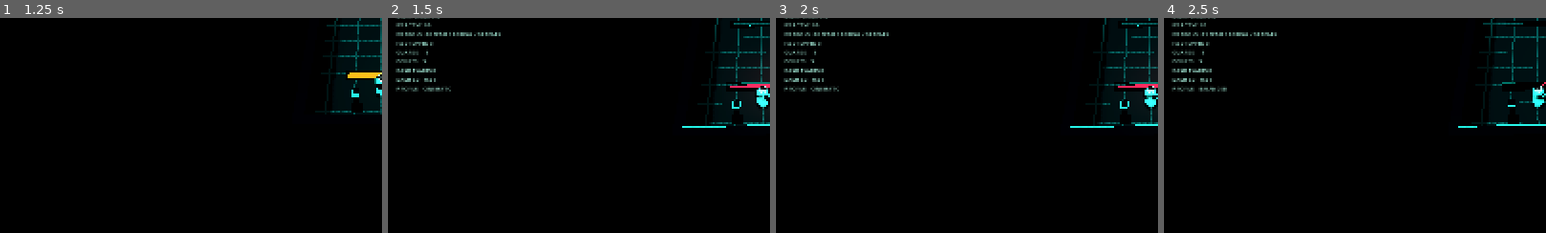
Above: before the commit, frames 1-4 (left to right).
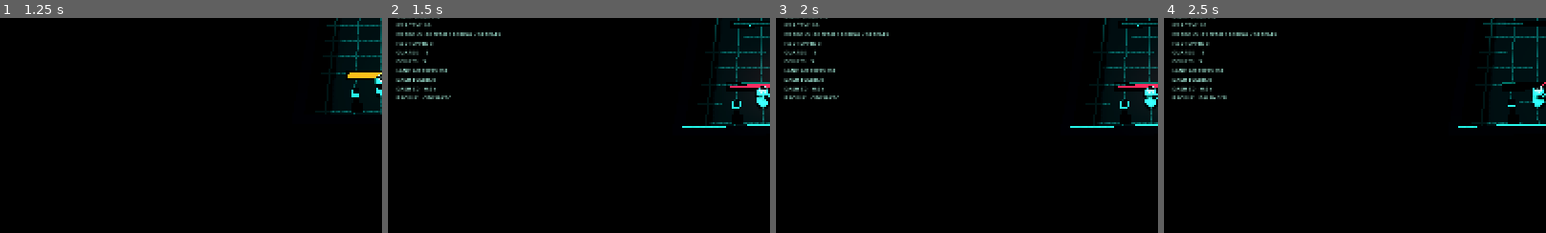
Above: after the commit, the same moments.

Repository: HADJAL001/osgard-world
Game: Godot game, scene res://scenes/main.tscn
Two runs of this game, one before a commit and one after it. Both use one fixed random seed, a clock stepped at 60 frames per second and the inputs below.
Inputs:
- Up to frame 1 (1.25 s): click "НАЧАТЬ РЕЙД / ENTER" at 0.5 s
- Up to frame 2 (1.5 s): click "DIAG / F3" at 1.25 s
- Up to frame 3 (2 s): no input
- Up to frame 4 (2.5 s): click "QUALITY / CINEMATIC" at 2 s
The pictures show only the part of the screen within x 0-50%, y 34-84%; the shares and areas given below are measured in that part.

Frame 1 is identical in both runs. In frame 2, 0.6% of the frame differs, in the area x 2-17%, y 23-38%; in frame 3, 0.6%; in frame 4, 0.6%.

Commit message:
Add tactical pulse suppression mechanic to Godot phase conduits

Diff:
--- a/godot/null-shift/scripts/main.gd
+++ b/godot/null-shift/scripts/main.gd
@@ -10,6 +10,8 @@
 const DASH_DURATION := 0.24
 const DASH_COOLDOWN := 1.65
 const DASH_SPEED_MULTIPLIER := 3.05
+const PULSE_LANE_DISRUPTION_SECONDS := 1.85
+const PULSE_LANE_DISRUPTION_RANGE := 1.75
 
 var player: CharacterBody3D
 var camera: Camera3D
@@ -52,6 +54,7 @@
 var phase_lane_labels: Array[Label] = []
 var phase_lane_status_row: HBoxContainer
 var phase_clock := 0.0
+var phase_lane_disruptions := 0
 var hazard_status_label: Label
 var health_bar: ProgressBar
 var health_bar_fill: StyleBoxFlat
@@ -230,6 +233,7 @@
 	devices.clear()
 	phase_lanes = phase_lanes.duplicate()
 	phase_lanes.clear()
+	phase_lane_disruptions = 0
 	phase_lane_labels = phase_lane_labels.duplicate()
 	phase_lane_labels.clear()
 	effects = effects.duplicate()
@@ -612,6 +616,7 @@
 			"z": lane_z,
 			"offset": float(index) * 2.8,
 			"state": "safe",
+			"disruption_remaining": 0.0,
 			"warning_mesh": warning_mesh,
 			"active_mesh": active_mesh,
 			"warning_material": warning_material,
@@ -626,6 +631,7 @@
 	phase_clock += maxf(0.0, delta)
 	var active_count: int = 0
 	var warning_count: int = 0
+	var disrupted_count: int = 0
 	for index in range(phase_lanes.size()):
 		var lane: Dictionary = phase_lanes[index]
 		var cycle: float = fposmod(phase_clock + float(lane["offset"]), 8.4)
@@ -634,6 +640,10 @@
 			next_state = "warning"
 		elif cycle >= 6.3 and cycle < 7.22:
 			next_state = "active"
+		var disruption_remaining: float = maxf(0.0, float(lane.get("disruption_remaining", 0.0)) - maxf(delta, 0.0))
+		lane["disruption_remaining"] = disruption_remaining
+		if disruption_remaining > 0.0:
+			next_state = "disrupted"
 		var old_state: String = str(lane["state"])
 		lane["state"] = next_state
 		var warning_mesh: MeshInstance3D = lane["warning_mesh"]
@@ -657,7 +667,7 @@
 		pulse_ring.rotation.y += delta * 4.2
 		pulse_wake.position.x = travel_x - 0.58
 		pulse_wake.scale.x = 0.78 + absf(sin(scene_clock * 9.0 + float(index))) * 0.24
-		var surge_material: Material = active_material if next_state == "active" else warning_material
+		var surge_material: Material = materials["cyan"] if next_state == "disrupted" else (active_material if next_state == "active" else warning_material)
 		pulse_head.material_override = surge_material
 		pulse_ring.material_override = surge_material
 		pulse_wake.material_override = surge_material
@@ -668,6 +678,8 @@
 			warning_count += 1
 		elif next_state == "active":
 			active_count += 1
+		elif next_state == "disrupted":
+			disrupted_count += 1
 		if phase_lane_labels.size() > index and (next_state != old_state or phase_lane_labels[index].text.is_empty()):
 			var lane_label: Label = phase_lane_labels[index]
 			match next_state:
@@ -677,6 +689,9 @@
 				"active":
 					lane_label.text = "К%d · ОПАСНО" % [index + 1]
 					lane_label.add_theme_color_override("font_color", Color(1.0, 0.3, 0.36))
+				"disrupted":
+					lane_label.text = "К%d · ПОДАВЛЕН" % [index + 1]
+					lane_label.add_theme_color_override("font_color", Color(0.38, 1.0, 0.86))
 				_:
 					lane_label.text = "К%d · НОРМА" % [index + 1]
 					lane_label.add_theme_color_override("font_color", Color(0.38, 0.9, 0.82))
@@ -691,6 +706,9 @@
 	elif warning_count > 0:
 		hazard_status_label.text = "ВНИМАНИЕ · КОНТУР ЗАРЯЖАЕТСЯ"
 		hazard_status_label.add_theme_color_override("font_color", Color(1.0, 0.72, 0.34))
+	elif disrupted_count > 0:
+		hazard_status_label.text = "ИМПУЛЬС · КОНТУР ПОДАВЛЕН"
+		hazard_status_label.add_theme_color_override("font_color", Color(0.38, 1.0, 0.86))
 	else:
 		hazard_status_label.text = "ЭНЕРГОКОНТУРЫ · СТАБИЛЬНО"
 		hazard_status_label.add_theme_color_override("font_color", Color(0.38, 0.9, 0.82))
@@ -1590,16 +1608,27 @@
 		return
 	pulse_cooldown = maxf(2.0, 5.0 - float(pulse_level) * 0.7)
 	var count := 0
+	var suppressed_count := 0
+	for lane_index in range(phase_lanes.size()):
+		var lane: Dictionary = phase_lanes[lane_index]
+		var lane_state: String = str(lane["state"])
+		var lane_distance: float = absf(player.global_position.z - float(lane["z"]))
+		if lane_state in ["warning", "active"] and lane_distance <= PULSE_LANE_DISRUPTION_RANGE:
+			lane["disruption_remaining"] = maxf(float(lane.get("disruption_remaining", 0.0)), PULSE_LANE_DISRUPTION_SECONDS)
+			phase_lanes[lane_index] = lane
+			suppressed_count += 1
+			phase_lane_disruptions += 1
 	for guard in guards:
 		var body: Node3D = guard["node"]
 		if player.global_position.distance_to(body.global_position) < 12.5:
 			guard["stun"] = 2.5
 			guard["windup"] = 0.0
 			count += 1
+	_update_phase_lanes(0.0)
 	_spawn_ring_burst(player.global_position + Vector3.UP * 0.2, materials["cyan"])
 	_screen_impulse(0.095, 0.17)
 	phase_flash_timer = maxf(phase_flash_timer, 0.14)
-	objective_text = "ИМПУЛЬС: %d ЦЕЛЕЙ НАРУШЕНО · ПЕРЕЗАРЯДКА %.1f С" % [count, pulse_cooldown]
+	objective_text = "ИМПУЛЬС: %d ЦЕЛЕЙ · КОНТУРЫ ПОДАВЛЕНЫ %d · %.1f С" % [count, suppressed_count, pulse_cooldown] if suppressed_count > 0 else "ИМПУЛЬС: %d ЦЕЛЕЙ НАРУШЕНО · ПЕРЕЗАРЯДКА %.1f С" % [count, pulse_cooldown]
 	_play_sfx(95.0, 0.55, 0.16)
 	_update_hud()
 
@@ -3144,10 +3173,10 @@
 		fps_p95_ms = p95
 		var draw_calls := int(Performance.get_monitor(Performance.RENDER_TOTAL_DRAW_CALLS_IN_FRAME))
 		var profile: String = "PERFORMANCE" if performance_quality else ("BALANCED" if not cinematic_quality else ("AUTO-OPTIMIZED" if adaptive_quality_degraded else "CINEMATIC"))
-		diagnostics_label.text = "LIVE DIAGNOSTICS\nFPS        %02d\nFRAME P95  %.1f ms\nFRAME NOW  %.1f ms\nDRAW CALLS %d\nFX ACTIVE  %02d\nFX POOLS   %02d BEAM / %02d RING / %02d SPARK\nFX DROPPED %d\nGUARDS     %d\nDEVICES    %d\nDASH EVADES %d\nDASH CD    %.1f s\nPROFILE    %s" % [
+		diagnostics_label.text = "LIVE DIAGNOSTICS\nFPS        %02d\nFRAME P95  %.1f ms\nFRAME NOW  %.1f ms\nDRAW CALLS %d\nFX ACTIVE  %02d\nFX POOLS   %02d BEAM / %02d RING / %02d SPARK\nFX DROPPED %d\nGUARDS     %d\nDEVICES    %d\nLANE SUPPRESS %03d\nDASH EVADES %d\nDASH CD    %.1f s\nPROFILE    %s" % [
 			Engine.get_frames_per_second(), fps_p95_ms, current_frame_ms, draw_calls,
 			effects.size(), beam_pool.size(), ring_pool.size(), spark_pool.size(), effect_pool_exhaustions,
-			guards.size(), _living_device_count(), dash_evasions, dash_cooldown, profile
+			guards.size(), _living_device_count(), phase_lane_disruptions, dash_evasions, dash_cooldown, profile
 		]
 
 func _living_device_count() -> int:
--- a/godot/null-shift/tests/runtime_smoke.gd
+++ b/godot/null-shift/tests/runtime_smoke.gd
@@ -248,9 +248,41 @@
 		return
 	game.null_shift_timer = 0.0
 	game.damage_cooldown = 0.0
+	print("RUNTIME_STAGE: pulse suppression of live energy conduit")
+	game.player.global_position = Vector3(0.0, 0.82, float(first_lane["z"]))
+	game.phase_clock = 6.6
+	game.pulse_cooldown = 0.0
+	game._update_phase_lanes(0.0)
+	first_lane = game.phase_lanes[0]
+	var disruptions_before: int = game.phase_lane_disruptions
+	game._deploy_pulse()
+	game._update_phase_lanes(0.0)
+	first_lane = game.phase_lanes[0]
+	if not _expect(first_lane["state"] == "disrupted" and not first_lane["active_mesh"].visible and first_lane["pulse_head"].material_override == game.materials["cyan"], "tactical pulse must suppress a nearby active conduit and recolour its 3D surge cyan"):
+		return
+	if not _expect(game.phase_lane_disruptions == disruptions_before + 1 and game.phase_lane_labels[0].text.contains("ПОДАВЛЕН") and game.hazard_status_label.text.contains("КОНТУР ПОДАВЛЕН"), "lane suppression must update lifetime telemetry and both HUD state indicators"):
+		return
+	var health_during_suppression: float = game.player_health
+	game.damage_cooldown = 0.0
+	if not _expect(not game._check_phase_lane_damage() and is_equal_approx(game.player_health, health_during_suppression), "a suppressed conduit must stop dealing damage during the disruption window"):
+		return
+	first_lane["disruption_remaining"] = 0.01
+	game.phase_lanes[0] = first_lane
+	game._update_phase_lanes(0.02)
+	first_lane = game.phase_lanes[0]
+	if not _expect(first_lane["state"] == "active" and first_lane["active_mesh"].visible, "the conduit must resume its timed hazard after the pulse disruption expires"):
+		return
+	game.phase_lane_disruptions = disruptions_before
+	for lane_index in range(game.phase_lanes.size()):
+		var reset_lane: Dictionary = game.phase_lanes[lane_index]
+		reset_lane["disruption_remaining"] = 0.0
+		game.phase_lanes[lane_index] = reset_lane
+	game.pulse_cooldown = 0.0
+	game.damage_cooldown = 0.0
 	game.player.global_position = lane_saved_position
 	game.player_health = lane_saved_health
 	game.phase_clock = 0.0
+	game._update_phase_lanes(0.0)
 
 	print("RUNTIME_STAGE: adaptive graphics quality")
 	game.cinematic_quality = true
Not shown, changed: godot/null-shift/README.md
Not shown, changed: scripts/null-shift-godot-smoke.mjs
